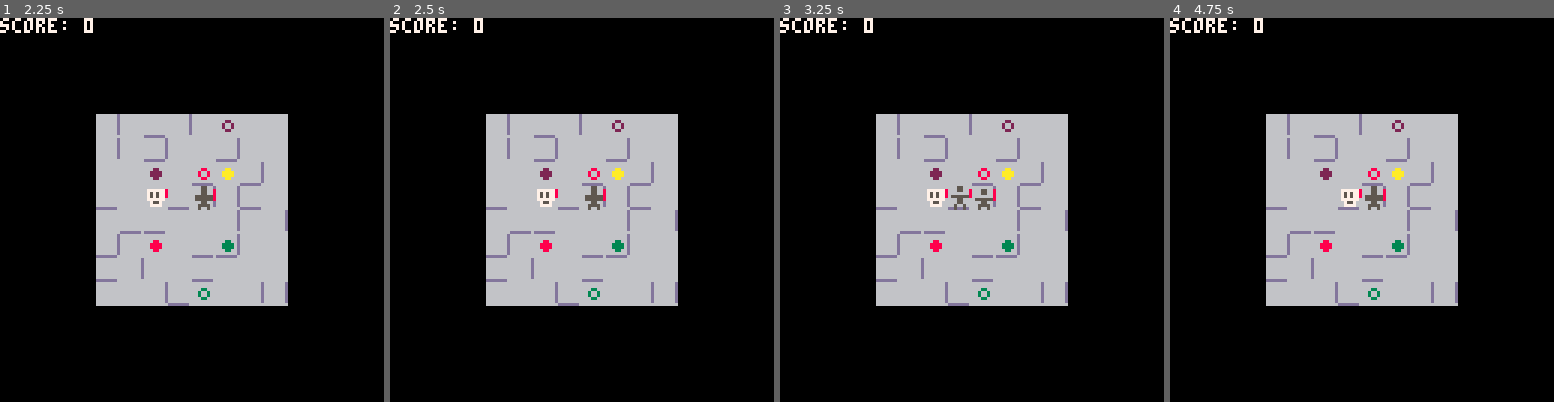
Above: before the commit, frames 1-4 (left to right).
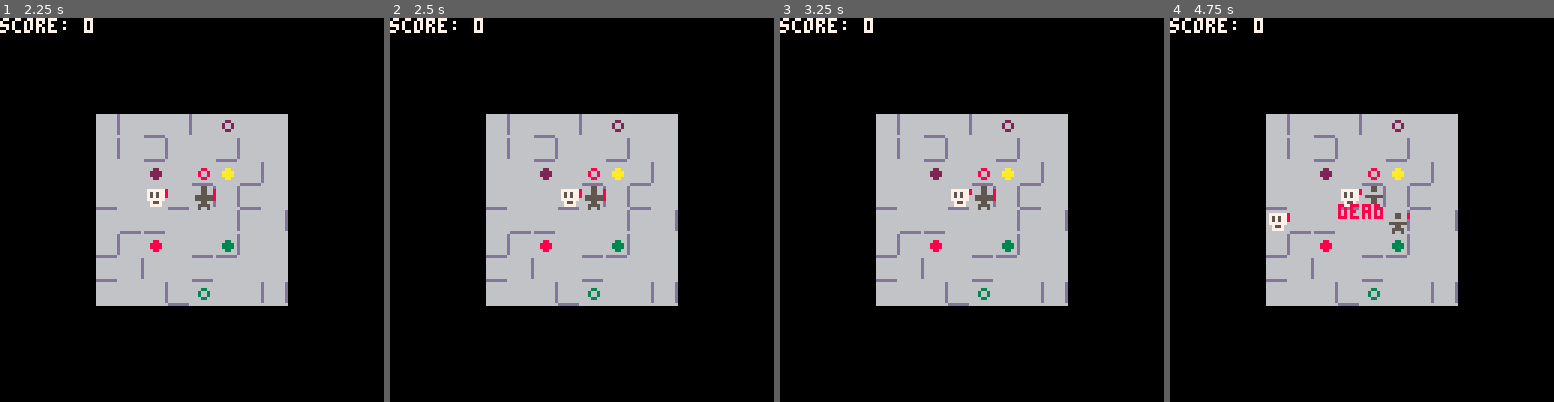
Above: after the commit, the same moments.

Repository: taylordolan/grid-folks
Game: PICO-8 cartridge grid_folks.p8
The game is run twice, just before and just after one commit, with the same random seed, the same clock (stepped at 60 frames per second) and the same inputs.
Inputs:
- Up to frame 1 (2.25 s): tap X (X key) at 0.33, 1.07, 1.85 s; hold Right 1.6-2.1 s; hold Up from 2.15 s (still down)
- Up to frame 2 (2.5 s): release Up at 2.42 s; hold Right from 2.47 s (still down)
- Up to frame 3 (3.25 s): tap X (X key) at 2.97 s; release Right at 3.03 s; hold Left from 3.08 s (still down)
- Up to frame 4 (4.75 s): release Left at 3.58 s; hold Down 3.63-3.97 s; hold Right 4.02-4.68 s; tap X (X key) at 4.08 s; hold Up from 4.73 s (still down)

Frame 1 is identical in both runs. In frame 2, 0.4% of the frame differs, in the area x 38-50%, y 44-50%; in frame 3, 0.5%; in frame 4, 0.7%, in the area x 25-63%, y 44-57%.

Commit message:
replace melee with dash ability

Diff:
--- a/grid_folks.p8
+++ b/grid_folks.p8
@@ -25,8 +25,8 @@
 -- [x] have enemies appear on a fixed schedule
 -- [x] telegraph enemy arrival a turn in advance
 -- [x] things should probably keep track of their own x and y locations
+-- [x] replace melee with dash ability
 -- [ ] enemies should trigger effect tiles when they spawn on them
--- [ ] replace melee with dash ability
 -- [ ] rework _draw() so there's more space between tiles
 -- [ ] have enemies appear on an increasing schedule
 
@@ -53,17 +53,17 @@
 
   sprites = {
     hero = 017,
-    hero_melee = 019,
+    hero_dash = 019,
     hero_shoot = 021,
     enemy = 002,
     pre_enemy = 004,
     wall_right = 005,
     wall_down = 006,
-    effect_melee = 023,
+    effect_dash = 023,
     effect_shoot = 024,
     effect_health = 025,
     effect_score = 026,
-    potential_melee = 007,
+    potential_dash = 007,
     potential_shoot = 008,
     potential_health = 009,
     potential_score = 010,
@@ -76,13 +76,13 @@
     generate_walls()
   end
 
-  local melee_tile = {
+  local dash_tile = {
     x = null,
     y = null,
     type = "effect",
-    name = "melee",
-    sprite = sprites.effect_melee,
-    hero_sprite = sprites.hero_melee
+    name = "dash",
+    sprite = sprites.effect_dash,
+    hero_sprite = sprites.hero_dash
   }
   local shoot_tile = {
     x = null,
@@ -106,7 +106,7 @@
     name = "score",
     sprite = sprites.effect_score,
   }
-  set_tile(melee_tile, {3,3})
+  set_tile(dash_tile, {3,3})
   set_tile(shoot_tile, {6,6})
   set_tile(health_tile, {3,6})
   set_tile(score_tile, {6,3})
@@ -233,13 +233,13 @@
 
 -- check if a location is on the board
 function location_exists(tile)
-  local x = tile[1]
-  local y = tile[2]
+  local tile_x = tile[1]
+  local tile_y = tile[2]
   if
-    x < 1 or
-    x > cols or
-    y < 1 or
-    y > rows
+    tile_x < 1 or
+    tile_x > cols or
+    tile_y < 1 or
+    tile_y > rows
   then
 	  return false
 	end
@@ -361,7 +361,7 @@
     health = 4,
 
     -- effects
-    melee = false,
+    dash = false,
     shoot = false,
 
     -- update hero
@@ -402,18 +402,32 @@
       -- it determines which action should be taken and triggers it.
       function act(direction)
         local next_tile = {self.x + direction[1], self.y + direction[2]}
+        printh(location_exists(next_tile))
         if location_exists(next_tile) then
           shoot_target = get_shoot_target(direction)
-          melee_target = get_melee_target(next_tile)
           if self.shoot and shoot_target then
             shoot_target.stunned = true
             hit_enemy(shoot_target, 1)
-          elseif self.melee and melee_target then
-            hit_enemy(melee_target, 2)
-          elseif melee_target then
-            hit_enemy(melee_target, 1)
+            end_turn()
+          elseif self.dash then
+            step_or_bump(direction)
+            step_or_bump(direction)
+            end_turn()
           else
-            step(next_tile)
+            step_or_bump(direction)
+            end_turn()
+          end
+        end
+      end
+
+      function step_or_bump(direction)
+        local target_tile = {self.x + direction[1], self.y + direction[2]}
+        if not is_wall_between({self.x, self.y}, target_tile) then
+          local enemy = find_type_in_tile("enemy", target_tile)
+          if enemy then
+            hit_enemy(enemy, 1)
+          else
+            set_tile(self, target_tile)
           end
         end
       end
@@ -443,19 +457,8 @@
         end
       end
 
-      -- given a direction, this returns an adjacent enemy to hit
-      -- or `false` if there's not one
-      function get_melee_target(next_tile)
-
-        if is_wall_between(self_tile, next_tile) == false then
-          local target = find_type_in_tile("enemy", next_tile)
-          return target
-        end
-        return false
-      end
-
-      -- given an enemy and an amount of damage,
-      -- hit it and then kill if it has no health
+      -- -- given an enemy and an amount of damage,
+      -- -- hit it and then kill if it has no health
       function hit_enemy(enemy, damage)
 
         enemy.health -= damage
@@ -474,14 +477,14 @@
         local here = {self.x, self.y}
 
         -- set companion deets to their defaults
-        companion.melee = false
+        companion.dash = false
         companion.shoot = false
         companion.base_sprite = sprites.hero
 
         -- check if this hero's tile is a effect tile
         local effect = find_type_in_tile("effect", here)
         if effect then
-          if effect.name == "melee" or effect.name == "shoot" then
+          if effect.name == "dash" or effect.name == "shoot" then
             -- apply the effect's effect to the companion hero
             companion[effect.name] = true
             companion.base_sprite = effect.hero_sprite
@@ -523,17 +526,9 @@
         end
       end
 
-       -- moves the hero to an adjacent tile if there's not a wall in the way
-      function step(next_tile)
-        if is_wall_between(self_tile, next_tile) == false then
-          set_tile(self, next_tile)
-          update_potential_tiles()
-          end_turn()
-        end
-      end
-
       -- does whatever needs to happen after a hero has done its thing
       function end_turn()
+        update_potential_tiles()
         update_companion_effect()
         for next in all(pre_enemies) do
           del(pre_enemies, next)
@@ -848,7 +843,7 @@
 function generate_potential_tiles()
 
   local current_types = {
-    "melee",
+    "dash",
     "shoot",
     "health",
     "score"
